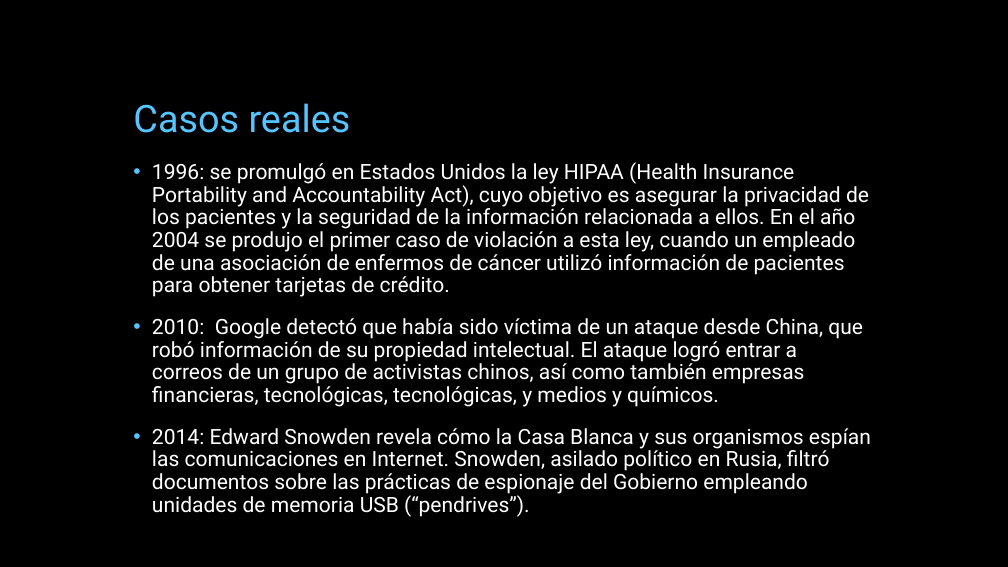
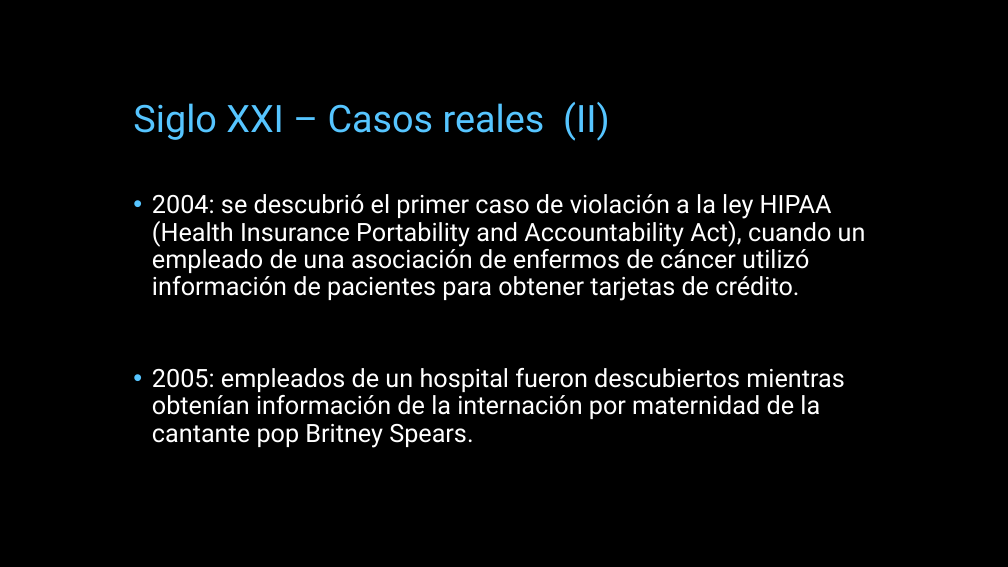
Before and after one commit to miparnisari/implantaciondesistemas, a slide deck: slide 33 of Presentacion/Fuga de Información.pptx (slide 31 before the commit). Drawn at 1008x567 pixels with LibreOffice and Linux fonts; fonts in the diff are those of the drawing; background and template pictures are left out. Boxes give left, top, right and bottom in pixels: in the first picture for what was removed or moved away, otherwise in the second. Text is boxed around its words. In the diff, an @@ line names an element or a change of style, - is before the commit and + after.

Commit message:
presentacion: xxi riesgos y casos reales

```diff
--- a/Presentacion/Fuga de Información.pptx
+++ b/Presentacion/Fuga de Información.pptx
@@ title at (133,102,610,141): text changed @@
-Casos reales
+Siglo XXI – Casos reales (II)
@@ text at (152,194,866,448): text changed; size 20 to 24 pt @@
-• 1996: se promulgó en Estados Unidos la ley HIPAA (Health Insurance Portability and Accountability Act), cuyo objetivo es asegurar la privacidad de los pacientes y la seguridad de la información relacionada a ellos. En el año 2004 se produjo el primer caso de violación a esta ley, cuando un empleado de una asociación de enfermos de cáncer utilizó información de pacientes para obtener tarjetas de crédito.
-• 2010: Google detectó que había sido víctima de un ataque desde China, que robó información de su propiedad intelectual. El ataque logró entrar a correos de un grupo de activistas chinos, así como también empresas financieras, tecnológicas, tecnológicas, y medios y químicos.
-• 2014: Edward Snowden revela cómo la Casa Blanca y sus organismos espían las comunicaciones en Internet. Snowden, asilado político en Rusia, filtró documentos sobre las prácticas de espionaje del Gobierno empleando unidades de memoria USB (“pendrives”).
+• 2004: se descubrió el primer caso de violación a la ley HIPAA (Health Insurance Portability and Accountability Act), cuando un empleado de una asociación de enfermos de cáncer utilizó información de pacientes para obtener tarjetas de crédito.
+• 2005: empleados de un hospital fueron descubiertos mientras obtenían información de la internación por maternidad de la cantante pop Britney Spears.
```
Also in this commit, not shown: 5 slides added, 1 slide removed.
